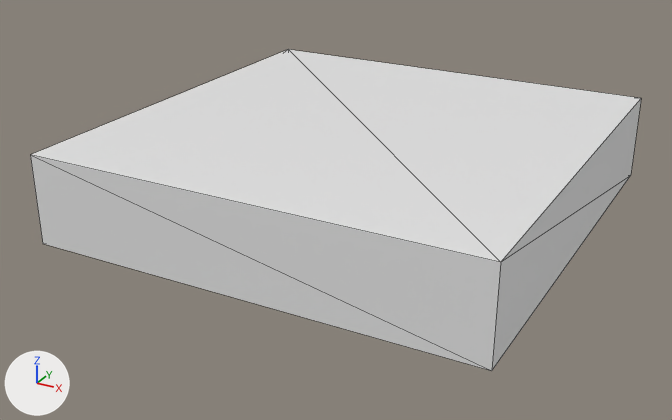
Two versions of the glTF model resources/models/unit_floor.glb, one commit apart.
The view is the same before and after, from a 50 mm camera at (0.901, -1.761, 0.757) aimed at (-0.032, -0.063, -0.091). The axes (+X, +Y, +Z) are drawn at lower left. The lights are the same throughout. Mesh edges are drawn as thin lines. Vertices at the same position are counted once.

The scene before the commit, as lines of its bpy script (objects in view):
```python
mat_material = principled_material('Material')
mat_material.base_color = (0.8, 0.8, 0.8)  # white #e7e7e7
mat_material.roughness = 0.4
me_cube = bpy.data.meshes.new('Cube')
me_cube.from_pydata(...)  # a box spanning x -0.5..0.5, y -0.5..0.5, z -0.1..0.1
me_cube.materials.append(mat_material)  # white #e7e7e7
ob_cube = bpy.data.objects.new('Cube', me_cube)
ob_cube.location = (0.0, 0.0, 0.0)
```
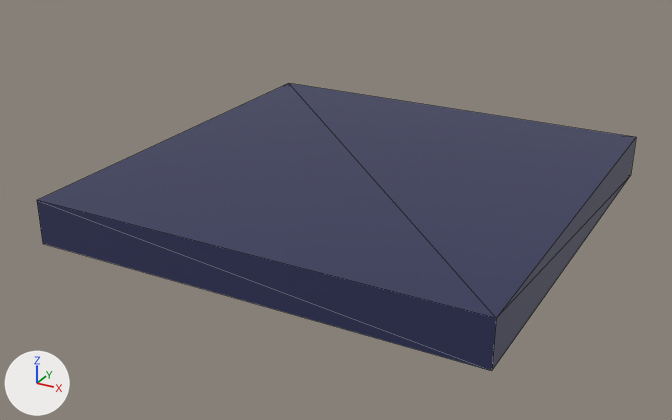
The newer file is also turned or shifted as a whole; pictures and numbers use the older file's frame.

The change, as a list of edits to the scene's bpy script:
```text
Change mat_material:
    mat_material.base_color: (0.8, 0.8, 0.8) -> (0.0283, 0.032, 0.0985)  # white #e7e7e7 -> dark blue #2f3258
Change me_cube:
    where me_cube.from_pydata(...)  # 8 vertices, 12 faces; spans x -0.5..0.5, y -0.5..0.5, z -0.1..0.1
    used by ob_cube; location = (0.0, 0.0, 0.0)
    me_cube part 1: the whole mesh is scaled about its middle by (1, 1, 0.5), then moved by (0.0, 0.0, -0.05)
```

Pixel boxes (x1, y1, x2, y2) of what changed, in the pictures (672 x 420 px):
'Cube', recoloured, mesh rescaled (white to blue, 11% shorter): before (31, 49, 641, 371); after (37, 83, 636, 371)
